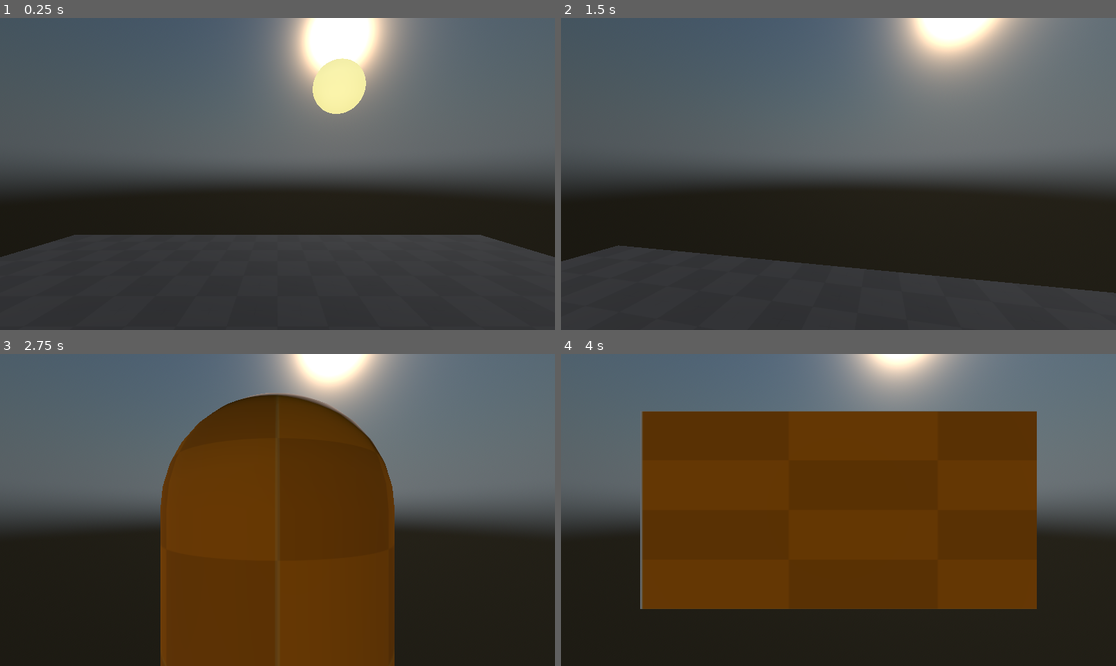
Above: before the commit, frames 1-4 (two rows, left to right).
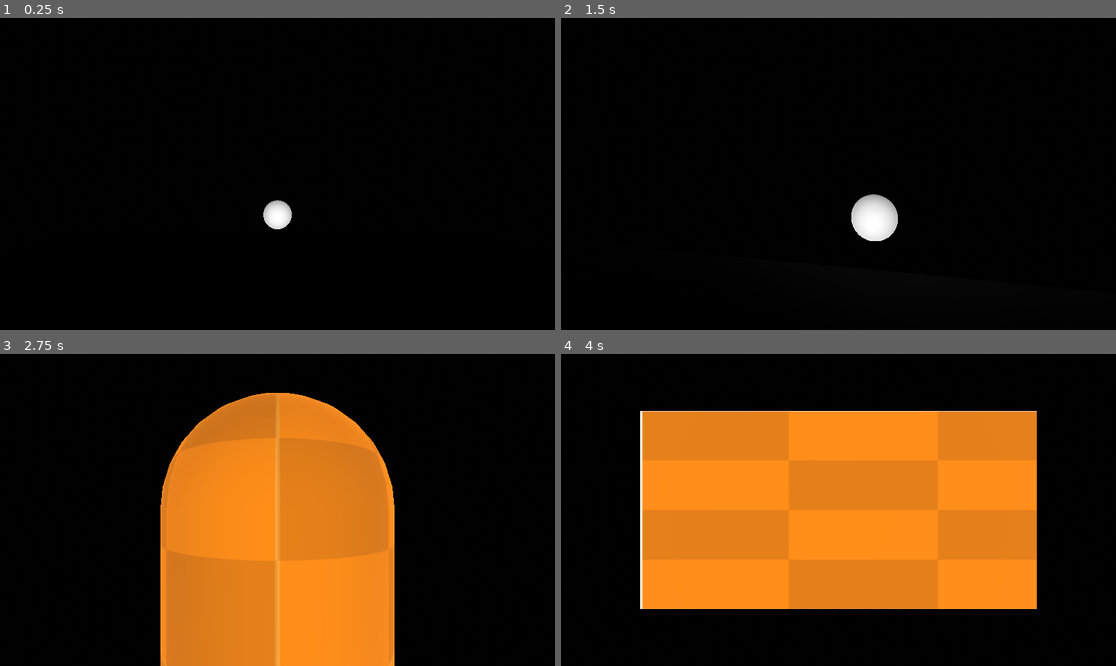
Above: after the commit, the same moments.

Repository: FroggLeo/driving-game
Game: Godot game, scene res://world.tscn
The game is run twice, just before and just after one commit, with the same random seed, the same clock (stepped at 60 frames per second) and the same inputs.
Inputs (mouse positions are in pixels of both pictures, inside the frame that each line leads up to):
- Up to frame 1 (0.25 s): no input
- Up to frame 2 (1.5 s): tap Enter at 0.5 s; move the mouse to (866, 174) at 0.52 s; hold Right mouse button (move_camera) 0.53-1.28 s; hold W (move_forward) from 0.53 s (still down); tap Space (jump) at 0.77 s; move the mouse to (810, 174) at 1.27 s; tap Mouse wheel up (zoom_in) at 1.35 s
- Up to frame 3 (2.75 s): keep holding W (move_forward); tap Space (jump) at 1.52 s; move the mouse to (288, 503) at 2.02 s; hold Mouse wheel down (zoom_out) from 2.03 s (still down)
- Up to frame 4 (4 s): move the mouse to (810, 572) at 2.77 s; release Mouse wheel down (zoom_out) at 2.78 s; tap Alt at 2.85 s; tap Space (jump) at 3.02, 3.77 s; move the mouse to (1005, 556) at 3.52 s; release W (move_forward) at 3.53 s; hold A (move_left) from 3.53 s (still down); tap Shift at 3.6 s

The runs differ from the first frame. In frame 1, 100% of the frame differs, in the area x 0-100%, y 0-100%; in frame 2, 100%; in frame 3, 100%; in frame 4, 100%.

Commit message:
convert physicalsky shader to gdshader (finally! had to downgrade godot for this)

Diff:
--- a/godot_project/environment/sky.gd
+++ b/godot_project/environment/sky.gd
@@ -32,7 +32,7 @@
 
 @export_category("Sun and moon energy")
 # energy of the sunlight
-@export var sun_energy: float = 1.0
+@export var sun_energy: float = 10.0
 # moonlight
 # max fraction of the reflected sunlight @ full moon, 0 to 1
 @export var moon_energy: float = 0.136
--- a/godot_project/environment/sky.tscn
+++ b/godot_project/environment/sky.tscn
@@ -1,10 +1,22 @@
-[gd_scene load_steps=9 format=3 uid="uid://cmvvu0pixwdta"]
+[gd_scene load_steps=10 format=3 uid="uid://cmvvu0pixwdta"]
 
-[ext_resource type="Material" uid="uid://bkvdhlri11df5" path="res://environment/sky_shader.tres" id="1_t5sdn"]
+[ext_resource type="Shader" uid="uid://ca58wpfd1jknh" path="res://environment/sky_physical_modified.gdshader" id="1_t5sdn"]
 [ext_resource type="Script" uid="uid://bhq4nv4os3os0" path="res://environment/sky.gd" id="2_dptxg"]
 
+[sub_resource type="ShaderMaterial" id="ShaderMaterial_rdg10"]
+shader = ExtResource("1_t5sdn")
+shader_parameter/rayleigh = 2.0
+shader_parameter/rayleigh_color = Color(0.175, 0.41, 0.999, 1)
+shader_parameter/mie = 0.005
+shader_parameter/mie_eccentricity = 0.8
+shader_parameter/mie_color = Color(0.9, 0.9, 0.9, 1)
+shader_parameter/turbidity = 3.0
+shader_parameter/sun_disk_scale = 0.53
+shader_parameter/ground_color = Color(0.18, 0.18, 0.18, 1)
+shader_parameter/exposure = 1.0
+
 [sub_resource type="Sky" id="Sky_t5sdn"]
-sky_material = ExtResource("1_t5sdn")
+sky_material = SubResource("ShaderMaterial_rdg10")
 
 [sub_resource type="Environment" id="Environment_rdg10"]
 background_mode = 2
@@ -25,14 +37,17 @@
 [node name="sky" type="WorldEnvironment"]
 environment = SubResource("Environment_rdg10")
 script = ExtResource("2_dptxg")
+sun_energy = 1.0
 
 [node name="sun_tilt" type="Node3D" parent="."]
-transform = Transform3D(1, 0, 0, 0, -0.5854105, 0.81073684, 0, -0.81073684, -0.5854105, 0, 0, 0)
+transform = Transform3D(1, 0, 0, 0, 0.9999999, 0, 0, 0, 0.9999999, 0, 0, 0)
 
 [node name="sun" type="Node3D" parent="sun_tilt"]
+transform = Transform3D(1, 0, 0, 0, 0.8290376, -0.5591929, 0, 0.5591929, 0.8290376, 0, 0, 0)
 
 [node name="sun_light" type="DirectionalLight3D" parent="sun_tilt/sun"]
 transform = Transform3D(1, 0, 0, 0, -4.371139e-08, -1, 0, 1, -4.371139e-08, 0, -5, 0)
+light_volumetric_fog_energy = 2.0
 
 [node name="sun_mesh" type="MeshInstance3D" parent="sun_tilt/sun"]
 transform = Transform3D(1, 0, 0, 0, -4.371139e-08, -1, 0, 1, -4.371139e-08, 0, -5, 0)
@@ -41,6 +56,7 @@
 [node name="moon_tilt" type="Node3D" parent="."]
 
 [node name="moon" type="Node3D" parent="moon_tilt"]
+transform = Transform3D(1, 0, 0, 0, 0.8290376, -0.5591929, 0, 0.5591929, 0.8290376, 0, 0, 0)
 
 [node name="moon_light" type="DirectionalLight3D" parent="moon_tilt/moon"]
 transform = Transform3D(1, 0, 0, 0, -4.371139e-08, 1, 0, -1, -4.371139e-08, 0, 5, 0)
--- /dev/null
+++ b/godot_project/environment/sky2.gdshader
@@ -0,0 +1,198 @@
+// credits:
+// https://godotshaders.com/shader/rayleigh-mie-ozone-based-atmospheric-scatter/
+
+shader_type sky;
+
+const float EPS = 1e-6;
+const float INFINITY = 1.0 / 0.0;
+const float PLANET_RADIUS = 6371000.0;
+const vec3 PLANET_CENTER = vec3(0.0, -PLANET_RADIUS, 0.0);
+const float ATMOSPHERE_HEIGHT = 100000.0;
+const float RAYLEIGH_HEIGHT = (ATMOSPHERE_HEIGHT * 0.08);
+const float MIE_HEIGHT = (ATMOSPHERE_HEIGHT * 0.012);
+
+uniform float rayleigh_strength : hint_range(0.0, 5.0) = 1.0;
+uniform float mie_strength      : hint_range(0.0, 5.0) = 1.0;
+uniform float ozone_strength    : hint_range(0.0, 5.0) = 1.0;
+
+uniform sampler2D G_RAYLEIGH;
+uniform sampler2D G_MIE;
+uniform sampler2D G_OZONE;
+
+const vec3 C_RAYLEIGH = vec3(5.802, 13.558, 33.100) * 1e-6;
+const vec3 C_MIE = vec3(3.996,  3.996,  3.996) * 1e-6;
+const vec3 C_OZONE = vec3(0.650,  1.881,  0.085) * 1e-6;
+
+uniform float atmosphere_density: hint_range(0.0, 5.0) = 1.0;
+uniform float exposure = 10.0;
+
+uniform float sun_disc_feather: hint_range(0.0, 0.5) = 0.1;
+uniform float sundisc_intensity = 10.0;
+
+uniform bool use_debanding = true;
+
+#define saturate(a) clamp(a, 0.0, 1.0)
+
+vec2 sphere_intersection (vec3 rayStart, vec3 rayDir, vec3 sphereCenter, float sphereRadius)
+{
+	rayStart -= sphereCenter;
+	float a = dot(rayDir, rayDir);
+	float b = 2.0 * dot(rayStart, rayDir);
+	float c = dot(rayStart, rayStart) - (sphereRadius * sphereRadius);
+	float d = b * b - 4.0 * a * c;
+	if (d < 0.0)
+	{
+		return vec2(-1.0);
+	}
+	else
+	{
+		d = sqrt(d);
+		return vec2(-b - d, -b + d) / (2.0 * a);
+	}
+}
+
+vec2 planet_intersection (vec3 rayStart, vec3 rayDir)
+{
+	return sphere_intersection(rayStart, rayDir, PLANET_CENTER, PLANET_RADIUS);
+}
+
+vec2 atmosphere_intersection (vec3 rayStart, vec3 rayDir)
+{
+	return sphere_intersection(rayStart, rayDir, PLANET_CENTER, PLANET_RADIUS + ATMOSPHERE_HEIGHT);
+}
+
+float phase_rayleigh (float costh)
+{
+	return 3.0 * (1.0 + costh*costh) / (16.0 * PI);
+}
+
+float phase_mie (float costh, float g)
+{
+	g = min(g, 0.9381);
+	float k = 1.55*g - 0.55*g*g*g;
+	float kcosth = k*costh;
+	return (1.0 - k*k) / ((4.0 * PI) * (1.0-kcosth) * (1.0-kcosth));
+}
+
+float atmosphere_height (vec3 position_world_space) {
+	return distance(position_world_space, PLANET_CENTER) - PLANET_RADIUS;
+}
+float density_rayleigh (float h) {
+	return exp(-max(0.0, h / RAYLEIGH_HEIGHT));
+}
+float density_mie (float h) {
+	return exp(-max(0.0, h / MIE_HEIGHT));
+}
+float density_ozone (float h) {
+	return max(0.0, 1.0 - abs(h - 25000.0) / 15000.0);
+}
+vec3 density_atmosphere (float h) {
+	return vec3(density_rayleigh(h), density_mie(h), density_ozone(h));
+}
+
+vec3 integrate_optical_depth (vec3 rayStart, vec3 rayDir)
+{
+	vec2 intersection = atmosphere_intersection(rayStart, rayDir);
+	float  rayLength    = intersection.y;
+
+	int    sampleCount  = 8;
+	float  stepSize     = rayLength / float(sampleCount);
+
+	vec3 opticalDepth = vec3(0.0);
+
+	for (int i = 0; i < sampleCount; i++)
+	{
+		vec3 localPosition = rayStart + rayDir * (float(i) + 0.5) * stepSize;
+		float localHeight  = atmosphere_height(localPosition);
+		vec3 localDensity  = density_atmosphere(localHeight);
+
+		opticalDepth += localDensity * stepSize;
+	}
+
+	return opticalDepth;
+}
+
+vec3 absorb (vec3 opticalDepth) {
+	return exp(-(
+		opticalDepth.x * C_RAYLEIGH * rayleigh_strength +
+		opticalDepth.y * C_MIE * mie_strength * 1.1 +
+		opticalDepth.z * C_OZONE * ozone_strength
+	) * atmosphere_density);
+}
+
+vec3 integrate_scattering (vec3 rayStart, vec3 rayDir, float rayLength, vec3 lightDir, vec3 lightColor, out vec3 transmittance)
+{
+	float  rayHeight = atmosphere_height(rayStart);
+	float  sampleDistributionExponent = 1.0 + saturate(1.0 - rayHeight / ATMOSPHERE_HEIGHT) * 8.0; // Slightly arbitrary max exponent of 9
+
+	vec2 intersection = atmosphere_intersection(rayStart, rayDir);
+	rayLength = min(rayLength, intersection.y);
+	if (intersection.x > 0.0)
+	{
+		rayStart += rayDir * intersection.x;
+		rayLength -= intersection.x;
+	}
+
+	float  costh    = dot(rayDir, lightDir);
+	float  phaseR   = phase_rayleigh(costh);
+	float  phaseM   = phase_mie(costh, 0.85);
+
+	int    sampleCount  = 64;
+
+	vec3 opticalDepth = vec3(0.0);
+	vec3 rayleigh     = vec3(0.0);
+	vec3 mie          = vec3(0.0);
+
+	float  prevRayTime  = 0.0;
+
+	for (int i = 0; i < sampleCount; i++)
+	{
+		float  rayTime = pow(float(i) / float(sampleCount), sampleDistributionExponent) * rayLength;
+		float  stepSize = (rayTime - prevRayTime);
+
+		vec3 localPosition = rayStart + rayDir * rayTime;
+		float  localHeight   = atmosphere_height(localPosition);
+		vec3 localDensity  = density_atmosphere(localHeight);
+
+		opticalDepth += localDensity * stepSize;
+
+		vec3 viewTransmittance = absorb(opticalDepth);
+
+		vec3 opticalDepthlight  = integrate_optical_depth(localPosition, lightDir);
+		vec3 lightTransmittance = absorb(opticalDepthlight);
+
+		rayleigh += viewTransmittance * lightTransmittance * phaseR * localDensity.x * stepSize;
+		mie      += viewTransmittance * lightTransmittance * phaseM * localDensity.y * stepSize;
+
+		prevRayTime = rayTime;
+	}
+
+	transmittance = absorb(opticalDepth);
+
+	return (rayleigh * C_RAYLEIGH * rayleigh_strength + mie * C_MIE * mie_strength) * lightColor * exposure;
+}
+
+float sun_disc(vec3 eyedir, vec3 sundir, float theta_r) {
+	float cos_angle = dot(eyedir, sundir);
+	float cos_inner = cos(theta_r * (1.0 - sun_disc_feather));
+	float cos_outer = cos(theta_r * (1.0 + sun_disc_feather));
+	return smoothstep(cos_outer, cos_inner, cos_angle);
+}
+
+float rand(vec2 co){
+    return fract(sin(dot(co, vec2(12.9898, 78.233))) * 43758.5453);
+}
+
+void sky() {
+	vec3 transmittance;
+	vec3 radiance = integrate_scattering(vec3(0.0), EYEDIR, INFINITY, LIGHT0_DIRECTION, vec3(1.0, 0.996, 0.98), transmittance);
+
+	float sun_mask = sun_disc(EYEDIR, LIGHT0_DIRECTION, LIGHT0_SIZE * 0.5);
+	vec3 sundisc = vec3(sun_mask) * transmittance * sundisc_intensity;
+
+	COLOR = radiance + sundisc;
+
+	if (use_debanding) {
+		COLOR += (rand(SKY_COORDS) - 0.5) * 0.001;
+	}
+}
--- /dev/null
+++ b/godot_project/environment/sky_physical_modified.gdshader
@@ -0,0 +1,83 @@
+
+// NOTE: Shader automatically converted from Godot Engine 4.5.stable's PhysicalSkyMaterial.
+
+shader_type sky;
+render_mode use_debanding;
+
+uniform float rayleigh : hint_range(0, 64) = 2.0;
+uniform vec4 rayleigh_color : source_color = vec4(0.175, 0.410, 0.999, 1.0);
+uniform float mie : hint_range(0, 1) = 0.005;
+uniform float mie_eccentricity : hint_range(-1, 1) = 0.8;
+uniform vec4 mie_color : source_color = vec4(0.9, 0.9, 0.9, 1.0);
+
+uniform float turbidity : hint_range(0, 1000) = 3.0;
+uniform float sun_disk_scale : hint_range(0, 360) = 0.53;
+uniform vec4 ground_color : source_color = vec4(0.18, 0.18, 0.18, 1.0);
+uniform float exposure : hint_range(0, 128) = 1.0;
+
+uniform sampler2D night_sky : filter_linear, source_color, hint_default_black;
+
+const vec3 UP = vec3( 0.0, 1.0, 0.0 );
+
+// Optical length at zenith for molecules.
+const float rayleigh_zenith_size = 8.4e3;
+const float mie_zenith_size = 1.25e3;
+
+float henyey_greenstein(float cos_theta, float g) {
+	const float k = 0.0795774715459;
+	return k * (1.0 - g * g) / (pow(1.0 + g * g - 2.0 * g * cos_theta, 1.5));
+}
+
+void sky() {
+	if (LIGHT0_ENABLED) {
+		float zenith_angle = clamp( dot(UP, normalize(LIGHT0_DIRECTION)), -1.0, 1.0 );
+		float sun_energy = max(0.0, 0.757 * zenith_angle) * LIGHT0_ENERGY;
+		float sun_fade = 1.0 - clamp(1.0 - exp(LIGHT0_DIRECTION.y), 0.0, 1.0);
+
+		// Rayleigh coefficients.
+		float rayleigh_coefficient = rayleigh - ( 1.0 * ( 1.0 - sun_fade ) );
+		vec3 rayleigh_beta = rayleigh_coefficient * rayleigh_color.rgb * 0.0001;
+		// mie coefficients from Preetham
+		vec3 mie_beta = turbidity * mie * mie_color.rgb * 0.000434;
+
+		// Optical length.
+		float zenith = max(0.0, dot(UP, EYEDIR));
+		float optical_mass = 1.0 / (zenith + 0.15 * pow(3.885 + 54.5 * zenith, -1.253));
+		float rayleigh_scatter = rayleigh_zenith_size * optical_mass;
+		float mie_scatter = mie_zenith_size * optical_mass;
+
+		// Light extinction based on thickness of atmosphere.
+		vec3 extinction = exp(-(rayleigh_beta * rayleigh_scatter + mie_beta * mie_scatter));
+
+		// In scattering.
+		float cos_theta = dot(EYEDIR, normalize(LIGHT0_DIRECTION));
+
+		float rayleigh_phase = (3.0 / (16.0 * PI)) * (1.0 + pow(cos_theta * 0.5 + 0.5, 2.0));
+		vec3 betaRTheta = rayleigh_beta * rayleigh_phase;
+
+		float mie_phase = henyey_greenstein(cos_theta, mie_eccentricity);
+		vec3 betaMTheta = mie_beta * mie_phase;
+
+		vec3 Lin = pow(sun_energy * ((betaRTheta + betaMTheta) / (rayleigh_beta + mie_beta)) * (1.0 - extinction), vec3(1.5));
+		// Hack from https://github.com/mrdoob/three.js/blob/master/examples/jsm/objects/Sky.js
+		Lin *= mix(vec3(1.0), pow(sun_energy * ((betaRTheta + betaMTheta) / (rayleigh_beta + mie_beta)) * extinction, vec3(0.5)), clamp(pow(1.0 - zenith_angle, 5.0), 0.0, 1.0));
+
+		// Hack in the ground color.
+		Lin  *= mix(ground_color.rgb, vec3(1.0), smoothstep(-0.2, 0.1, dot(UP, EYEDIR)));
+
+		// Solar disk and out-scattering.
+		float sunAngularDiameterCos = cos(LIGHT0_SIZE * sun_disk_scale);
+		float sunAngularDiameterCos2 = cos(LIGHT0_SIZE * sun_disk_scale * 0.5);
+		float sundisk = smoothstep(sunAngularDiameterCos, sunAngularDiameterCos2, cos_theta);
+		vec3 L0 = (sun_energy * extinction) * sundisk * LIGHT0_COLOR;
+		L0 += texture(night_sky, SKY_COORDS).xyz * extinction;
+
+		vec3 color = Lin + L0;
+		COLOR = pow(color, vec3(1.0 / (1.2 + (1.2 * sun_fade))));
+		COLOR *= exposure;
+	} else {
+		// There is no sun, so display night_sky and nothing else.
+		COLOR = texture(night_sky, SKY_COORDS).xyz;
+		COLOR *= exposure;
+	}
+}
--- a/godot_project/environment/sky_shader.tres
+++ b/godot_project/environment/sky_shader.tres
@@ -9,10 +9,9 @@
 fill_from = Vector2(1, 1)
 
 [resource]
-rayleigh_color = Color(0.29400003, 0.4998, 0.98, 1)
+rayleigh_color = Color(0.29400003, 0.5912667, 0.98, 1)
 mie_coefficient = 0.02
 mie_eccentricity = 0.95
-mie_color = Color(1, 0.8114337, 0.7627819, 1)
+mie_color = Color(1, 0.88266665, 0.84000003, 1)
 turbidity = 2.2
-energy_multiplier = 3.0
 night_sky = SubResource("GradientTexture2D_j5yi2")
--- a/godot_project/world.tscn
+++ b/godot_project/world.tscn
@@ -21,9 +21,9 @@
 
 [node name="sky" parent="." instance=ExtResource("3_tlwt5")]
 day_length = 120.0
-time = 0.349
+time = 0.748
 year_time = 0.32
-moon_season = 0.01
+moon_season = 0.472
 
 [node name="floor" type="StaticBody3D" parent="."]
 transform = Transform3D(-4.371139e-08, 0, -1, 0, 1, 0, 1, 0, -4.371139e-08, 0, 1, 0)
Not shown, added: godot_project/environment/sky2.gdshader.uid
Not shown, added: godot_project/environment/sky_physical_modified.gdshader.uid
